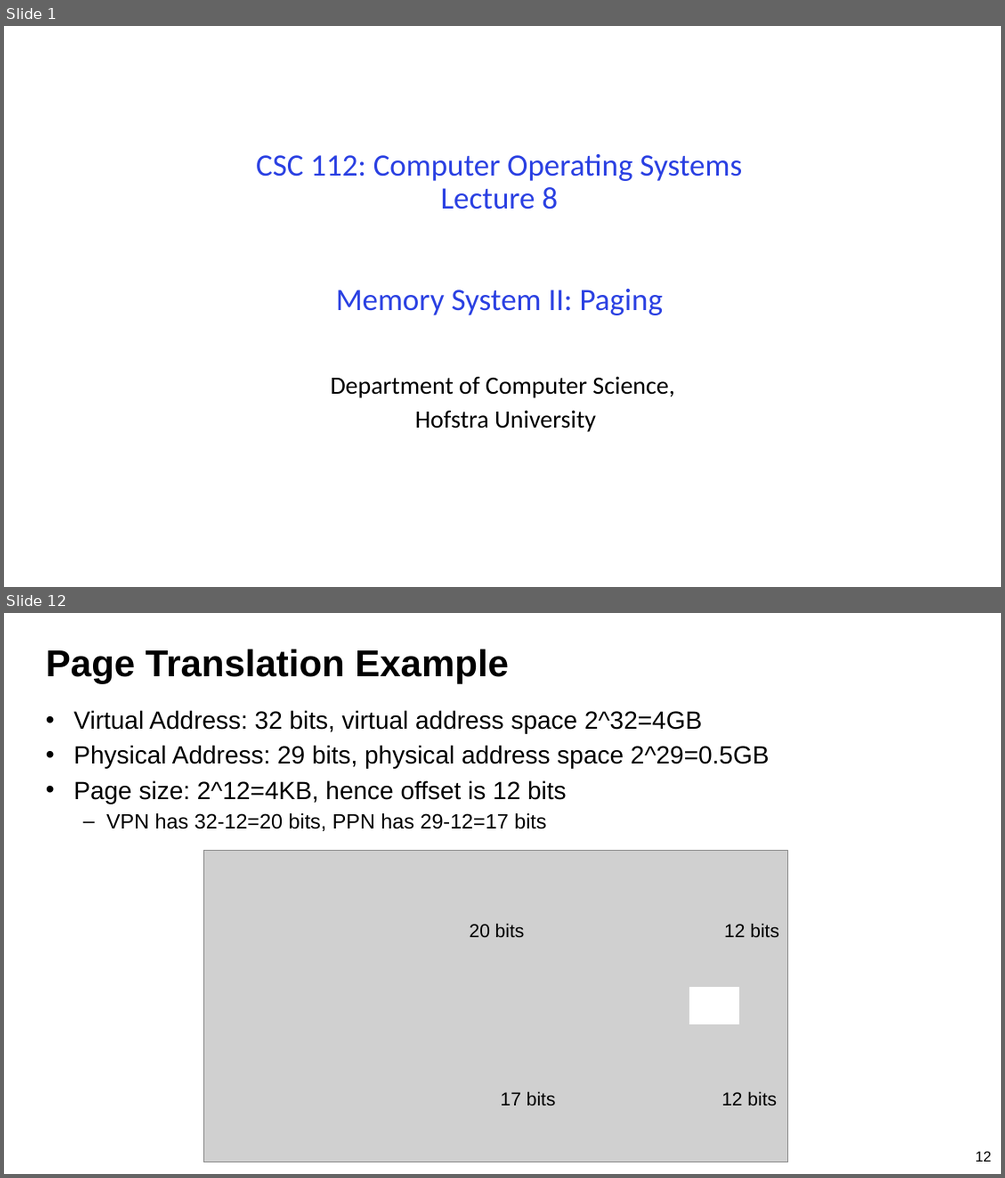
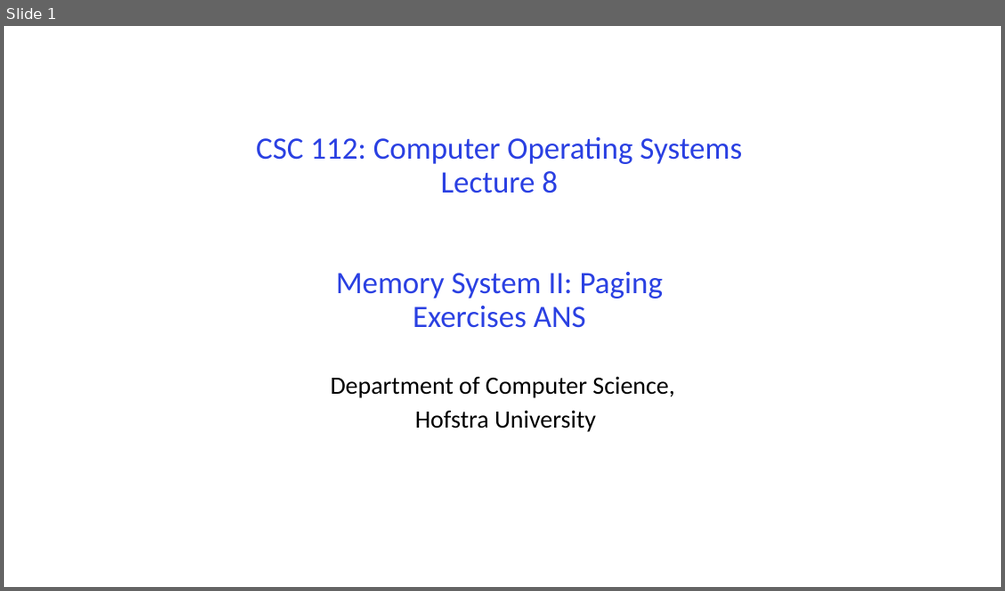
Before and after one commit to guhofstra/CSC256Fa25, a slide deck: PPTs/L8-Exercises ANS.pptx. Shown one above the other, each under a label of ours: slides 1 and 12 before the commit, slide 1 after it; the slides between them are not shown. The pictures are 1005x1178 and 1005x591 pixels, drawn with LibreOffice and Linux fonts; fonts in the diff are those of the drawing; grey boxes stand for pictures. Boxes give left, top, right and bottom in pixels: in the first picture for what was removed or moved away, otherwise in the second. Text is boxed around its words. In the diff, an @@ line names an element or a change of style, - is before the commit and + after.

```diff
--- a/PPTs/L8-Exercises ANS.pptx
+++ b/PPTs/L8-Exercises ANS.pptx
@@ slide 12 removed at (4,613,1001,1174), background #FFFFFF @@
@@ title removed at (46,649,509,683) @@
-Page Translation Example
@@ text removed at (73,710,769,831) @@
-• Virtual Address: 32 bits, virtual address space 2^32=4GB
-• Physical Address: 29 bits, physical address space 2^29=0.5GB
-• Page size: 2^12=4KB, hence offset is 12 bits
-  – VPN has 32-12=20 bits, PPN has 29-12=17 bits
@@ picture removed at (203,851,788,1163) @@
@@ text removed at (469,923,525,937) @@
-20 bits
@@ text removed at (724,923,779,937) @@
-12 bits
@@ rectangle removed at (689,987,740,1024) @@
@@ text removed at (501,1091,556,1105) @@
-17 bits
@@ text removed at (721,1091,777,1105) @@
-12 bits
@@ page number removed at (975,1151,991,1161) @@
-12
@@ slide 1 changed as well @@
@@ title at (256,137,742,328): text changed @@
-CSC 112: Computer Operating Systems
-Lecture 8
-Memory System II: Paging
+CSC 112: Computer Operating Systems
+Lecture 8
+Memory System II: Paging
+Exercises ANS
```
Also in this commit, not shown: 1 slide added, 77 other slides removed, 3 other files.
